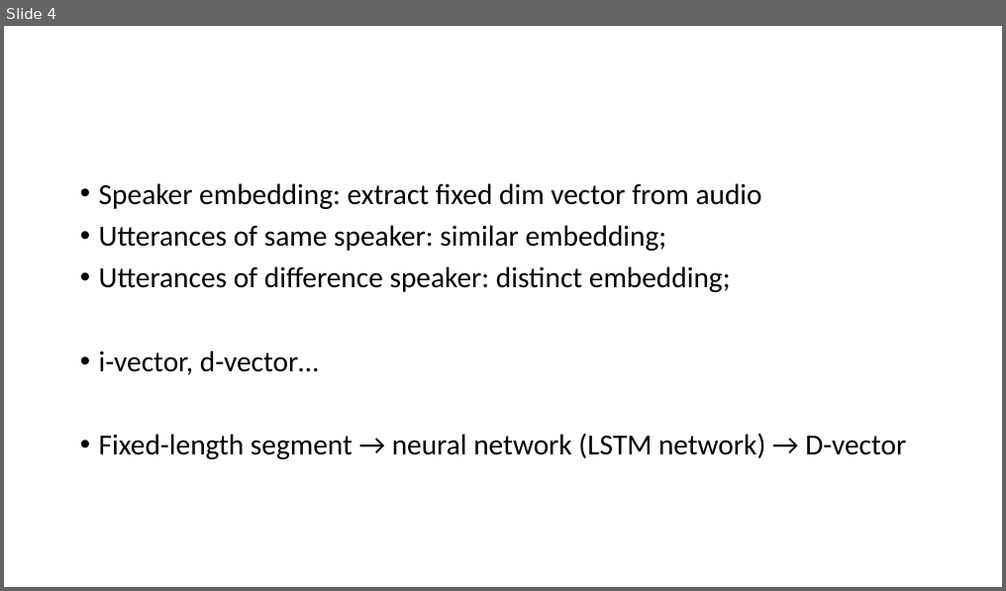
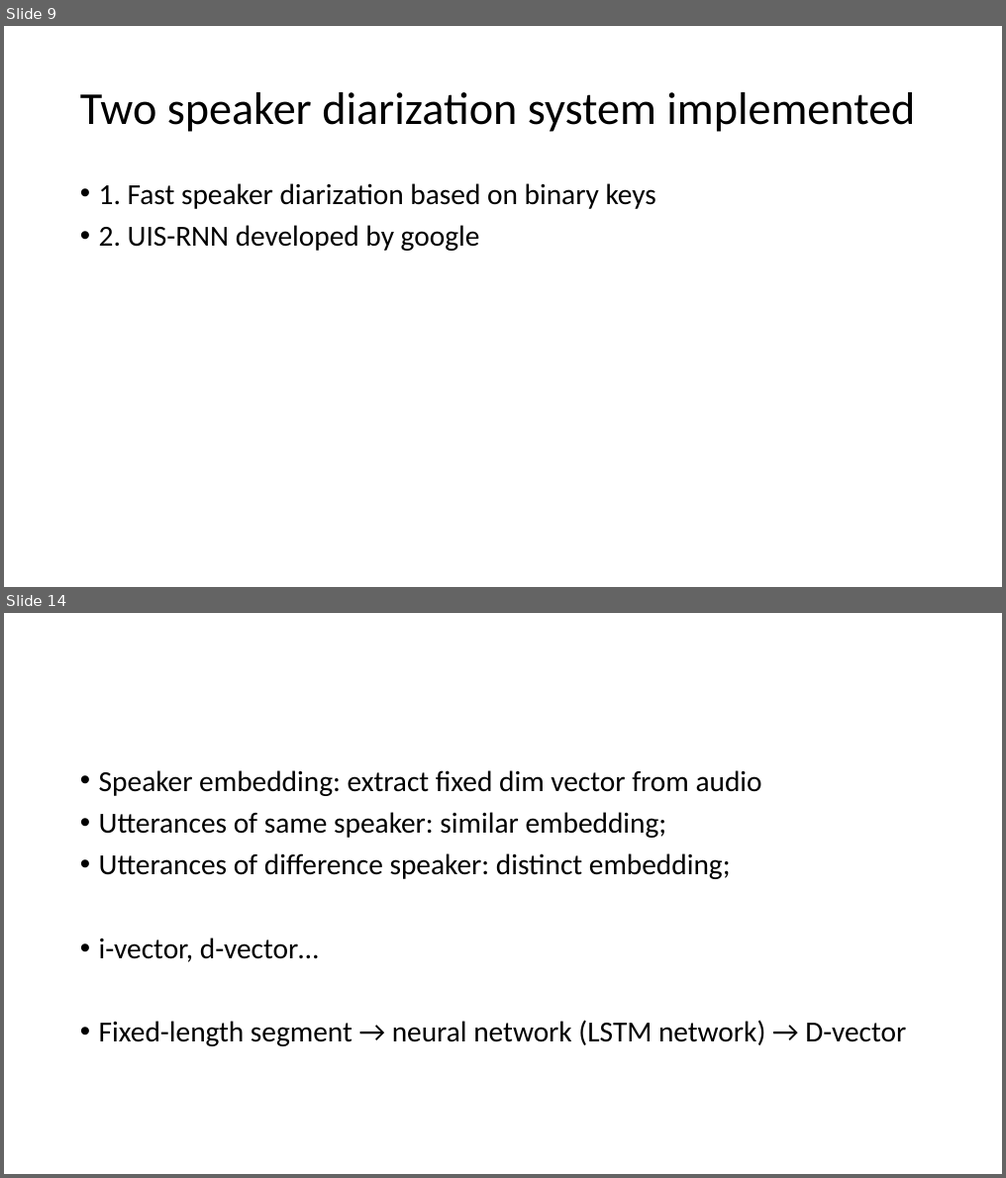
Before and after one commit to henryph/vba_project, a slide deck: speaker diarization.pptx. Shown one above the other, each under a label of ours: slide 4 before the commit, slides 9 and 14 after it; the slides between them are not shown. The pictures are 1006x591 and 1006x1178 pixels, drawn with LibreOffice and Linux fonts; fonts in the diff are those of the drawing. Boxes give left, top, right and bottom in pixels: in the first picture for what was removed or moved away, otherwise in the second. Text is boxed around its words. In the diff, an @@ line names an element or a change of style, - is before the commit and + after.

```diff
--- a/speaker diarization.pptx
+++ b/speaker diarization.pptx
@@ slide 9 added at <box>4,26,1002,587</box>, background #FFFFFF @@
@@ title added at <box>80,92,915,132</box>, 44 pt, text #000000 @@
+Two speaker diarization system implemented
@@ text added at <box>99,183,656,251</box>, 28 pt, text #000000 @@
+• 1. Fast speaker diarization based on binary keys
+• 2. UIS-RNN developed by google
@@ what was slide 4 is now slide 14 @@
```
Also in this commit, not shown: 4 slides changed, 7 other slides added, 3 other files.
